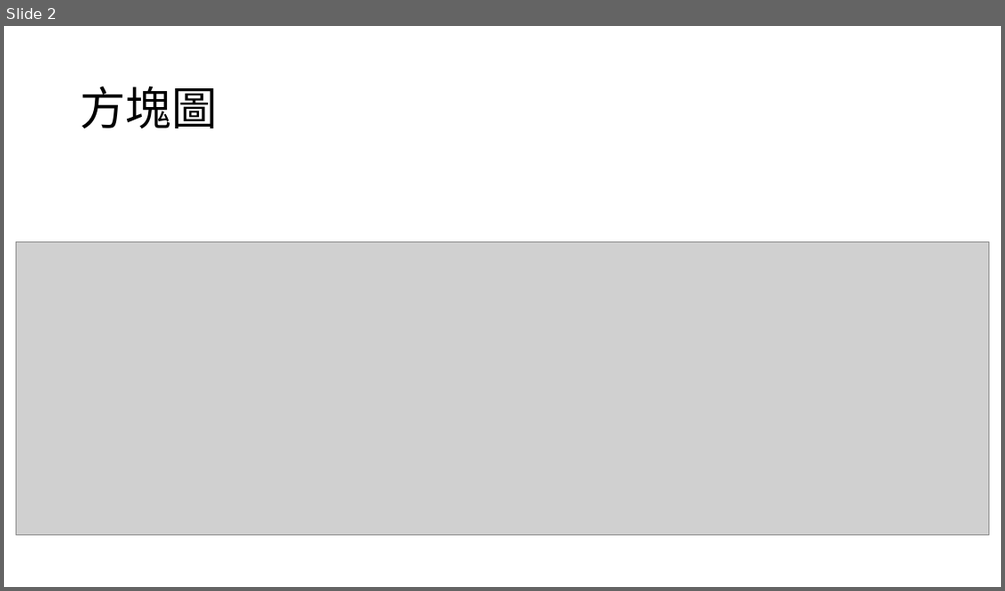
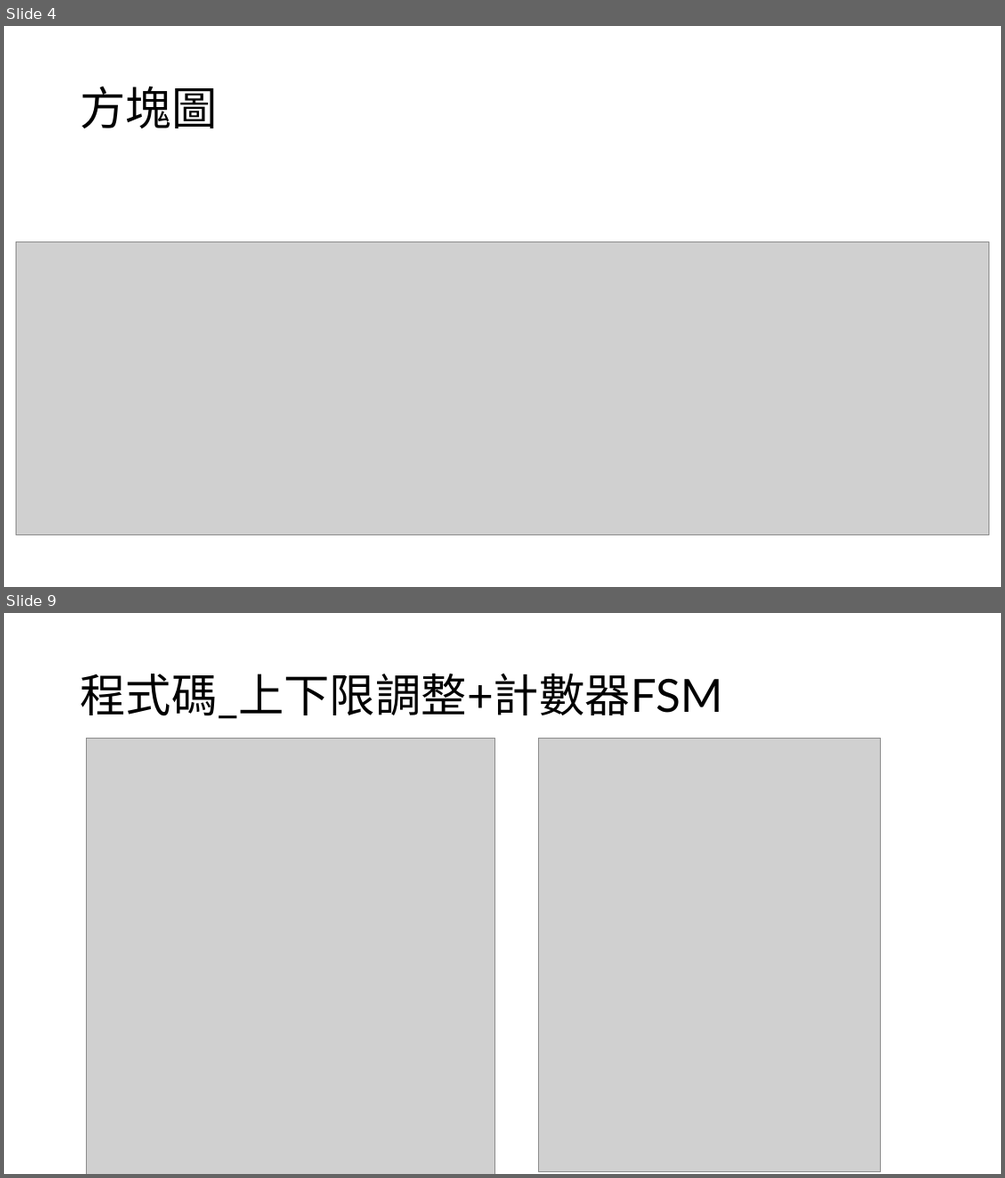
Before and after one commit to YUHAO-109112128/HW3_breath-light, a slide deck: HW3_呼吸燈.pptx. Shown one above the other, each under a label of ours: slide 2 before the commit, slides 4 and 9 after it; the slides between them are not shown. The pictures are 1005x591 and 1005x1178 pixels, drawn with LibreOffice and Linux fonts; fonts in the diff are those of the drawing; grey boxes stand for pictures. Boxes give left, top, right and bottom in pixels: in the first picture for what was removed or moved away, otherwise in the second. Text is boxed around its words. In the diff, an @@ line names an element or a change of style, - is before the commit and + after.

```diff
--- a/HW3_呼吸燈.pptx
+++ b/HW3_呼吸燈.pptx
@@ slide 9 added at <box>4,613,1001,1174</box>, background #FFFFFF @@
@@ title added at <box>80,674,722,719</box>, 44 pt, text #000000 @@
+程式碼_上下限調整+計數器FSM
@@ picture added at <box>86,738,495,1174</box> @@
@@ picture added at <box>539,738,882,1172</box> @@
@@ what was slide 2 is now slide 4 @@
```
Also in this commit, not shown: 1 slide changed, 6 other slides added.
